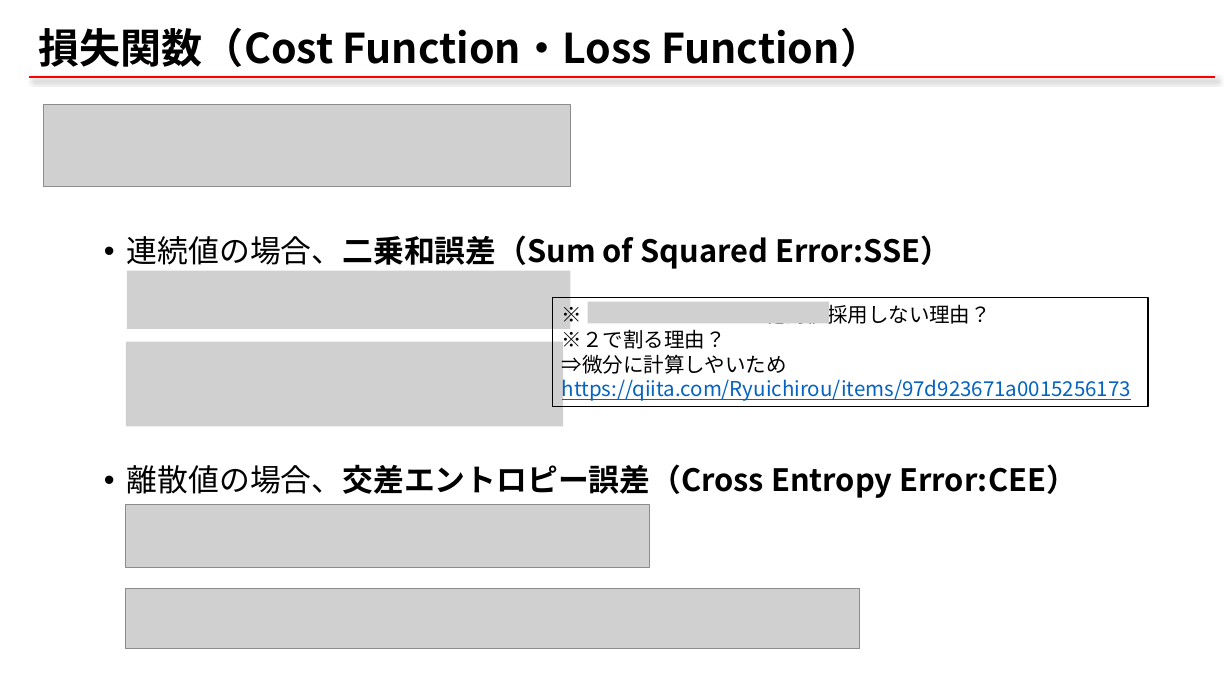
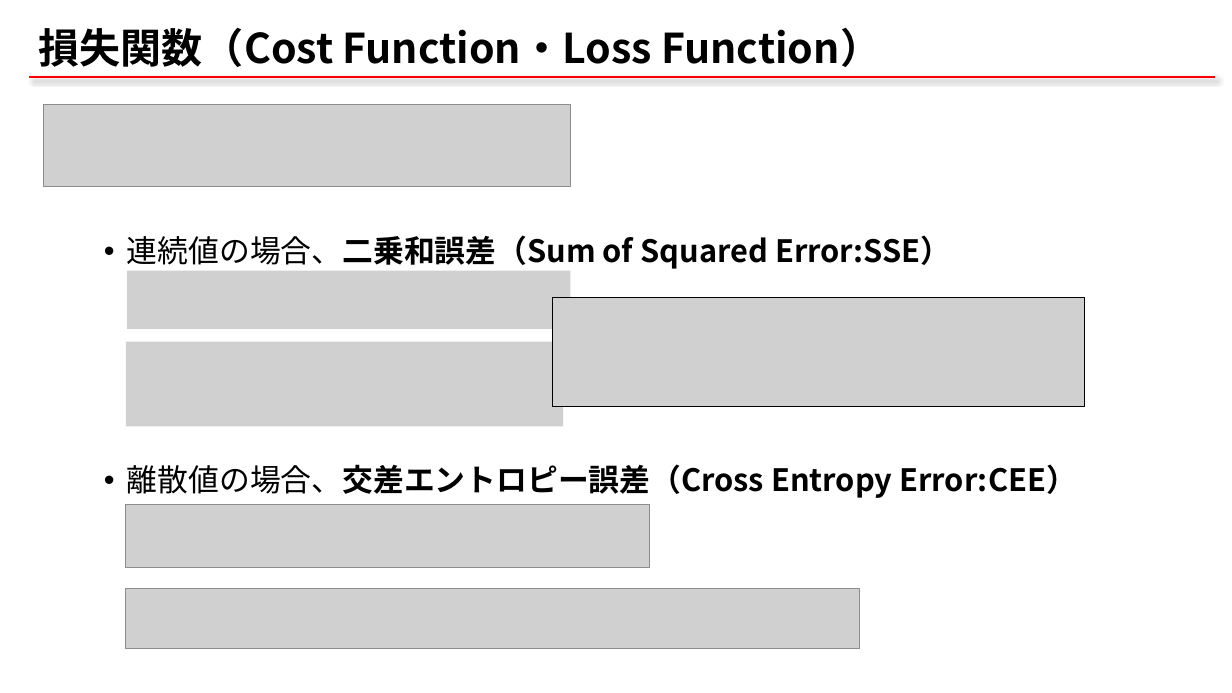
Before and after one commit to qqinxl2015/machine-learning-basic, a slide deck: slide 14 of _ML_00_start.pptx. Drawn at 1232x693 pixels with LibreOffice and Linux fonts; fonts in the diff are those of the drawing; grey boxes stand for pictures. Boxes give left, top, right and bottom in pixels: in the first picture for what was removed or moved away, otherwise in the second. Text is boxed around its words. In the diff, an @@ line names an element or a change of style, - is before the commit and + after.

```diff
--- a/_ML_00_start.pptx
+++ b/_ML_00_start.pptx
@@ rectangle removed at [553,298,1148,407] @@
-※ 絶対値採用しない理由？
-※２で割る理由？
-⇒微分に計算しやいため
-https://qiita.com/Ryuichirou/items/97d923671a0015256173
@@ picture added at [553,298,1084,407] @@
@@ picture removed at [588,301,829,323] @@
```
Also in this commit, not shown: 4 other slides changed, 1 slide added, 1 other file.
